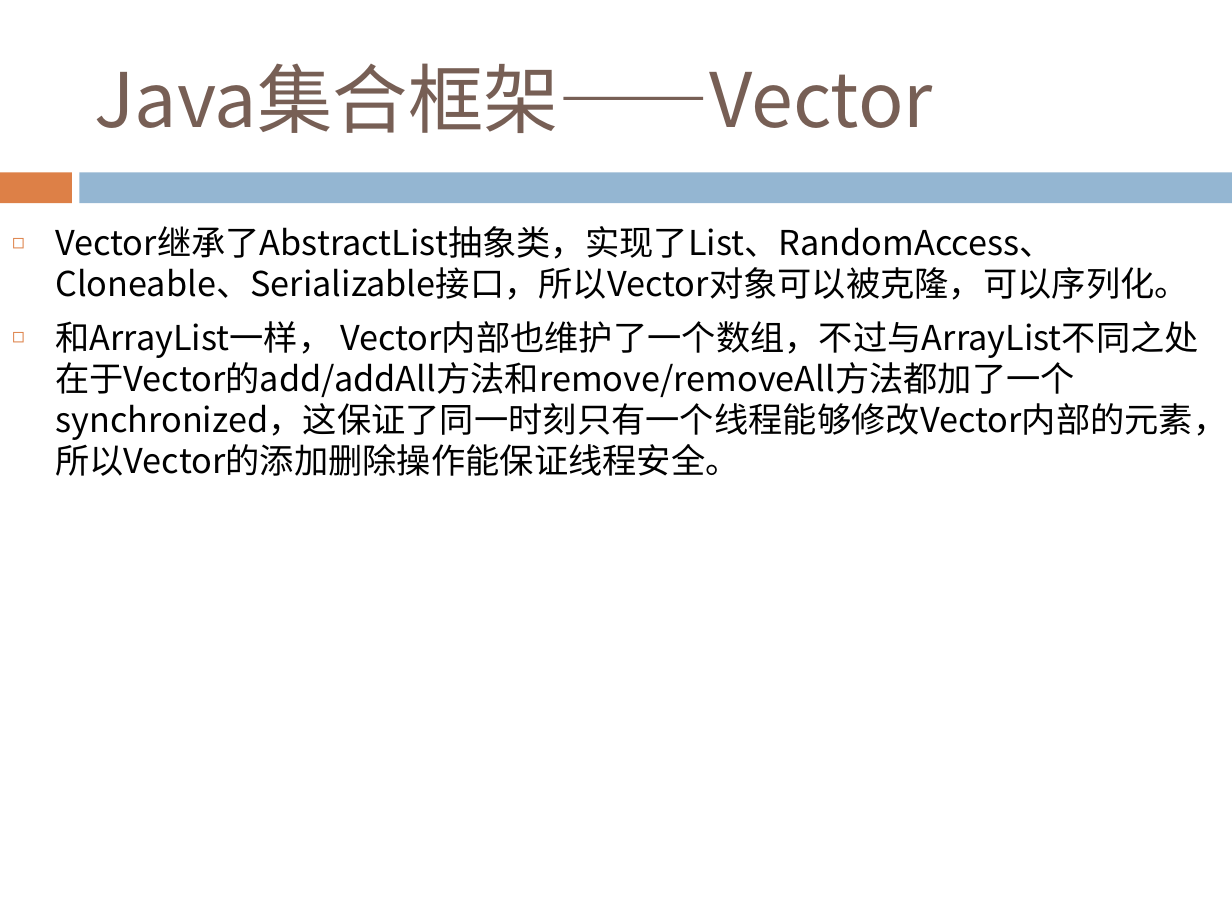
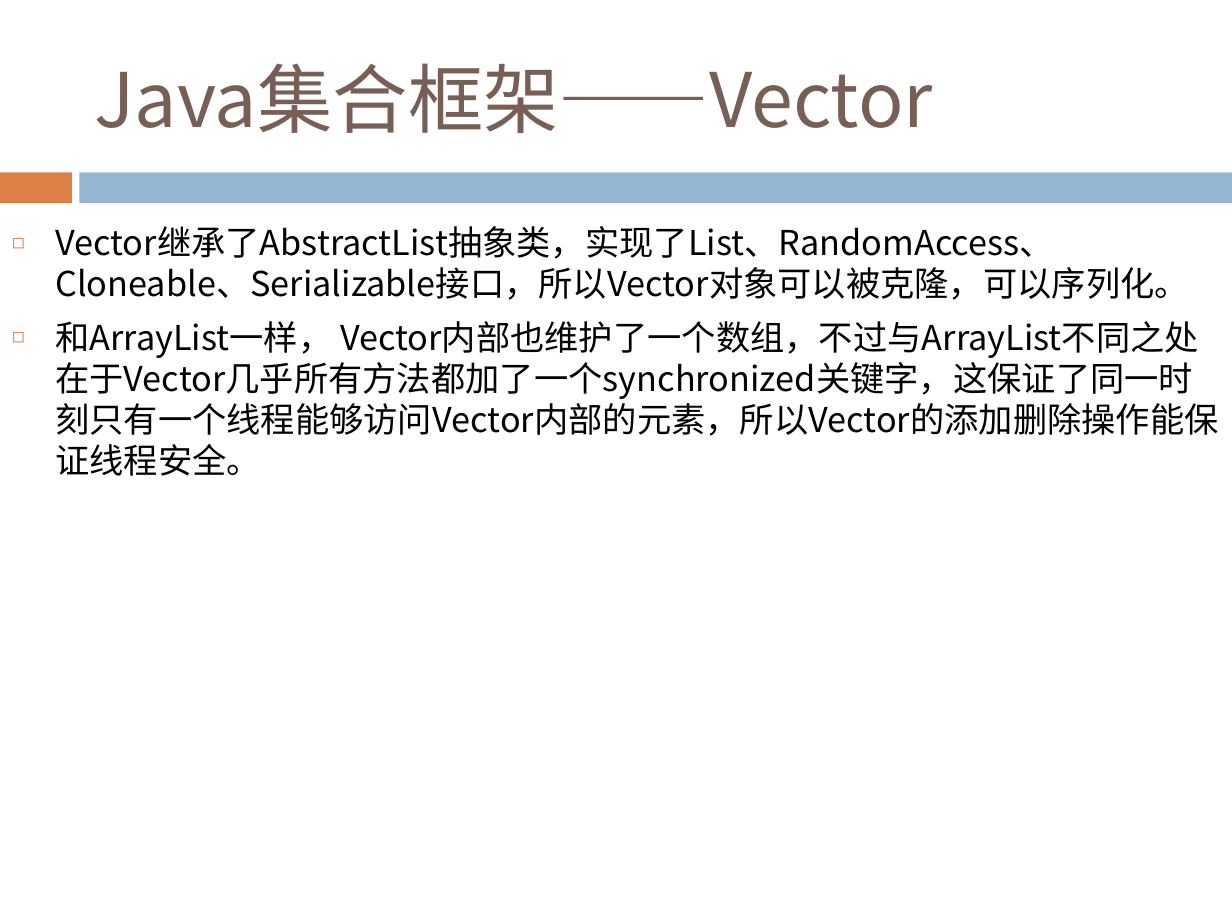
Before and after one commit to Costriod/study, a slide deck: slide 52 of Java基础.pptx. Drawn at 1232x924 pixels with LibreOffice and Linux fonts; fonts in the diff are those of the drawing. Boxes give left, top, right and bottom in pixels: in the first picture for what was removed or moved away, otherwise in the second. Text is boxed around its words. In the diff, an @@ line names an element or a change of style, - is before the commit and + after.

Commit message:
Add files via upload
对有误的内容修改

```diff
--- a/Java基础.pptx
+++ b/Java基础.pptx
@@ text at [55, 321, 1219, 476]: text changed @@
-◻ 和ArrayList一样， Vector内部也维护了一个数组，不过与ArrayList不同之处在于Vector的add/addAll方法和remove/removeAll方法都加了一个synchronized，这保证了同一时刻只有一个线程能够修改Vector内部的元素，所以Vector的添加删除操作能保证线程安全。
+◻ 和ArrayList一样， Vector内部也维护了一个数组，不过与ArrayList不同之处在于Vector几乎所有方法都加了一个synchronized关键字，这保证了同一时刻只有一个线程能够访问Vector内部的元素，所以Vector的添加删除操作能保证线程安全。
```
Also in this commit, not shown: 5 other slides changed.
